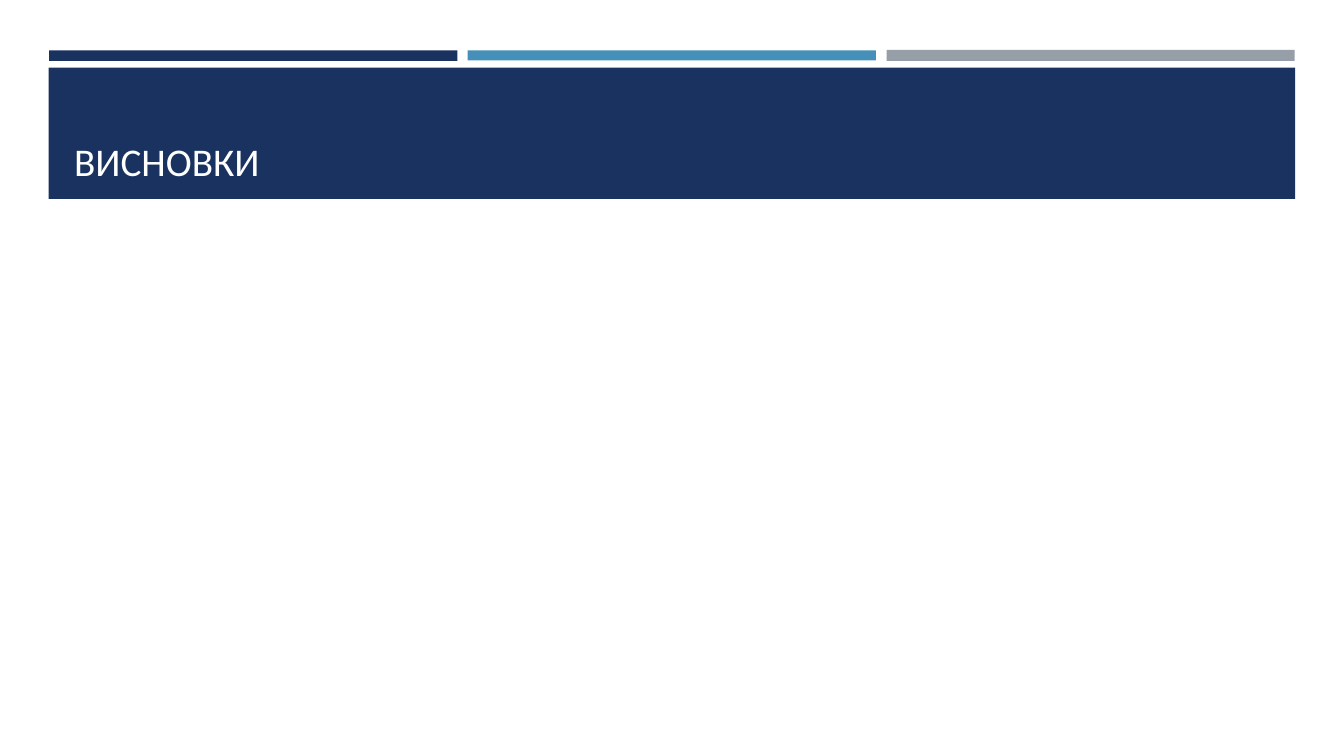
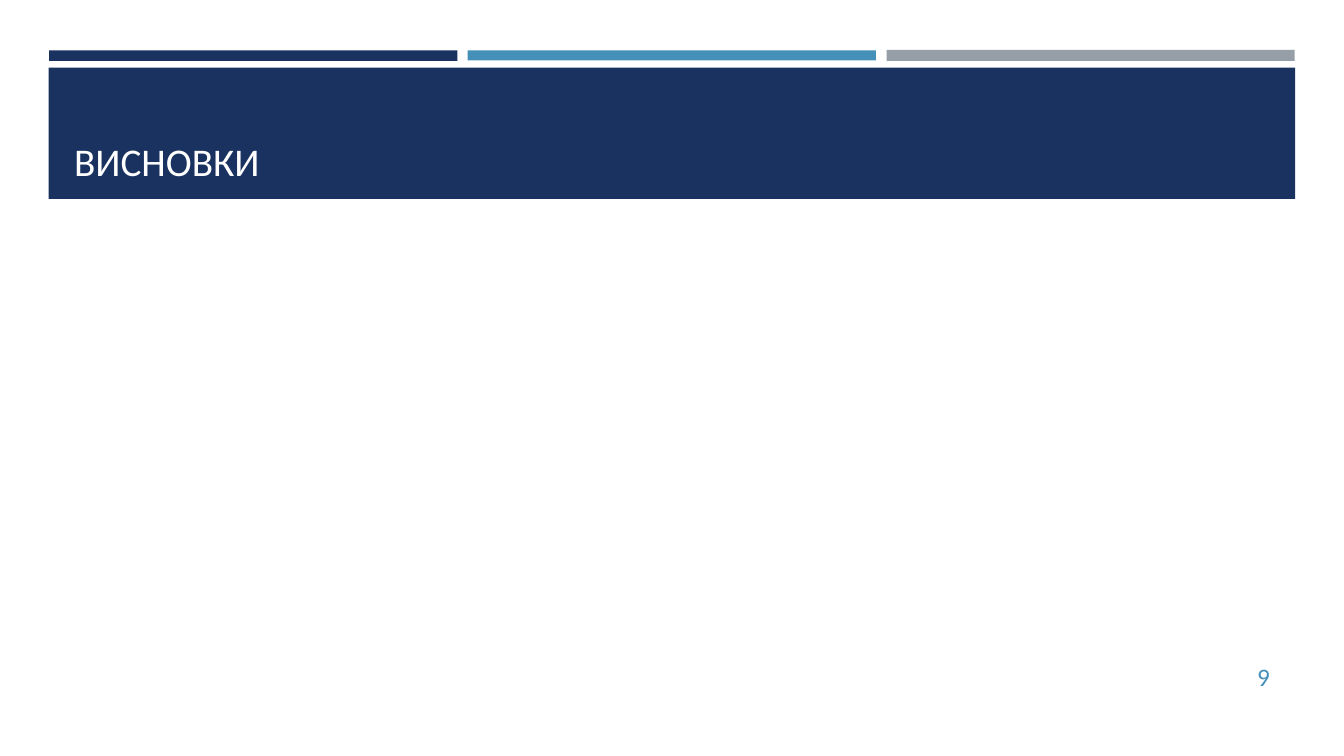
Before and after one commit to Romchyk-S/Course_work_112, a slide deck: slide 9 of Презентація.pptx. Drawn at 1344x756 pixels with LibreOffice and Linux fonts; fonts in the diff are those of the drawing; grey boxes stand for pictures. Boxes give left, top, right and bottom in pixels: in the first picture for what was removed or moved away, otherwise in the second. Text is boxed around its words. In the diff, an @@ line names an element or a change of style, - is before the commit and + after.

```diff
--- a/Презентація.pptx
+++ b/Презентація.pptx
@@ page number added at (x1=1257, y1=669, x2=1270, y2=686), 18 pt, text #4590B8 @@
+9
```
Also in this commit, not shown: 5 other slides changed, 3 slides added, 3 slides removed, 1 other file.
